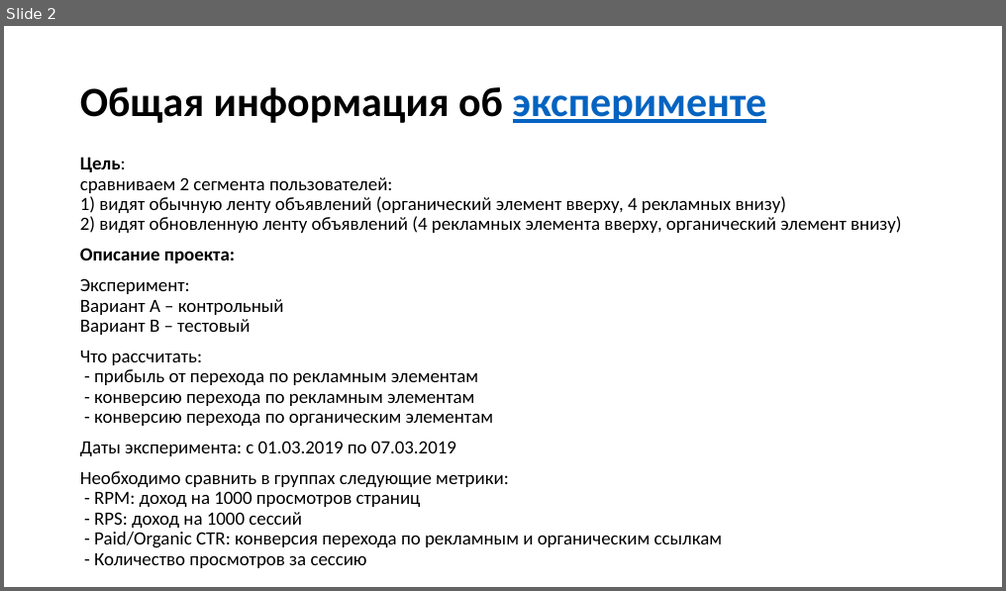
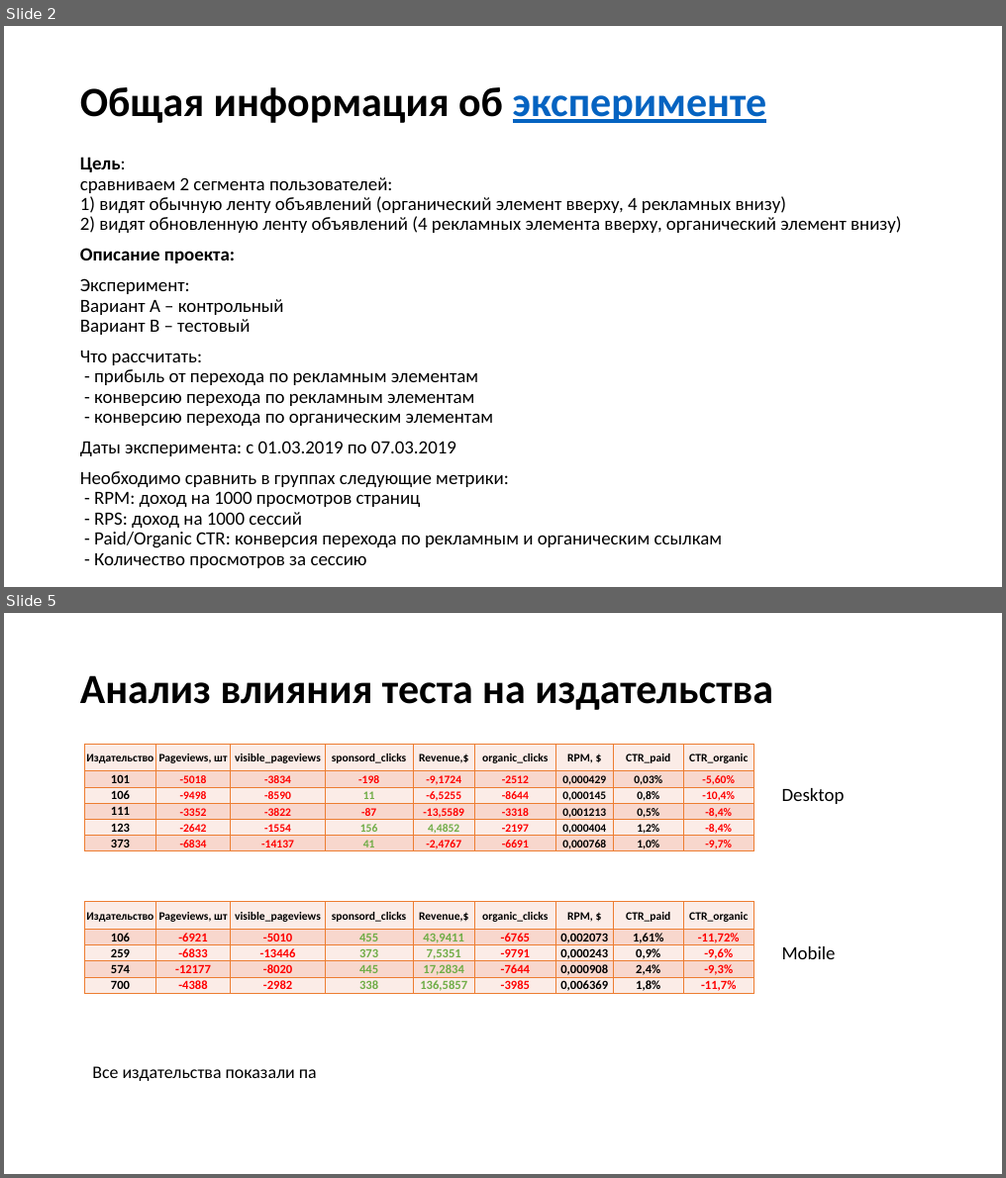
Before and after one commit to antipovdenis/AB_test_MarketpleteFeed, a slide deck: AB_test.pptx. Shown one above the other, each under a label of ours: slide 2 before the commit, slides 2 and 5 after it; the slides between them are not shown. The pictures are 1006x591 and 1006x1178 pixels, drawn with LibreOffice and Linux fonts; fonts in the diff are those of the drawing. Boxes give left, top, right and bottom in pixels: in the first picture for what was removed or moved away, otherwise in the second. Text is boxed around its words. In the diff, an @@ line names an element or a change of style, - is before the commit and + after.

```diff
--- a/AB_test.pptx
+++ b/AB_test.pptx
@@ slide 5 added at (4, 613, 1002, 1174), background #FFFFFF @@
@@ title added at (80, 675, 773, 710), 40 pt, text #000000, bold @@
+Анализ влияния теста на издательства
@@ table added at (85, 744, 754, 854), 6 rows, 9 columns @@
+Издательство | Pageviews, шт | visible_pageviews | sponsord_clicks | Revenue,$ | organic_clicks | RPM, $ | CTR_paid | CTR_organic
+101 | -5018 | -3834 | -198 | -9,1724 | -2512 | 0,000429 | 0,03% | -5,60%
+106 | -9498 | -8590 | 11 | -6,5255 | -8644 | 0,000145 | 0,8% | -10,4%
+111 | -3352 | -3822 | -87 | -13,5589 | -3318 | 0,001213 | 0,5% | -8,4%
+123 | -2642 | -1554 | 156 | 4,4852 | -2197 | 0,000404 | 1,2% | -8,4%
+373 | -6834 | -14137 | 41 | -2,4767 | -6691 | 0,000768 | 1,0% | -9,7%
@@ text added at (782, 788, 845, 804), 18 pt, text #000000 @@
+Desktop
@@ table added at (85, 902, 754, 995), 5 rows, 9 columns @@
+Издательство | Pageviews, шт | visible_pageviews | sponsord_clicks | Revenue,$ | organic_clicks | RPM, $ | CTR_paid | CTR_organic
+106 | -6921 | -5010 | 455 | 43,9411 | -6765 | 0,002073 | 1,61% | -11,72%
+259 | -6833 | -13446 | 373 | 7,5351 | -9791 | 0,000243 | 0,9% | -9,6%
+574 | -12177 | -8020 | 445 | 17,2834 | -7644 | 0,000908 | 2,4% | -9,3%
+700 | -4388 | -2982 | 338 | 136,5857 | -3985 | 0,006369 | 1,8% | -11,7%
@@ text added at (782, 947, 836, 959), 18 pt, text #000000 @@
+Mobile
@@ text added at (92, 1066, 317, 1081), 17 pt, text #000000 @@
+Все издательства показали па
```
Also in this commit, not shown: 3 slides changed, 2 other slides added, 2 other files.
